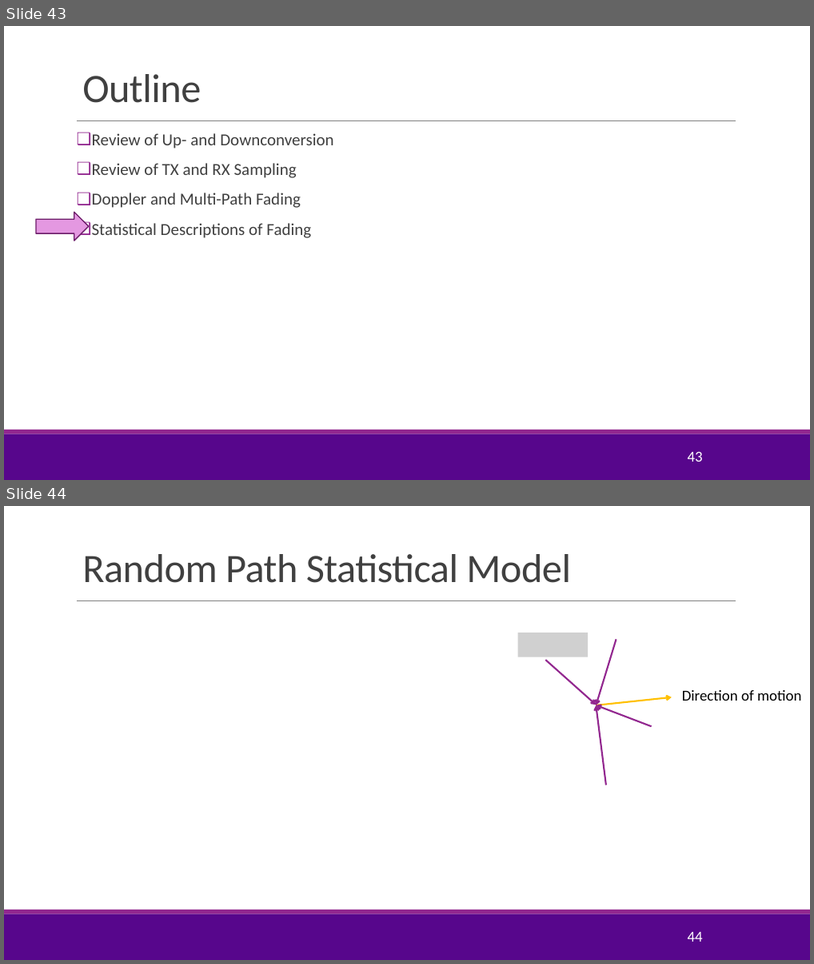
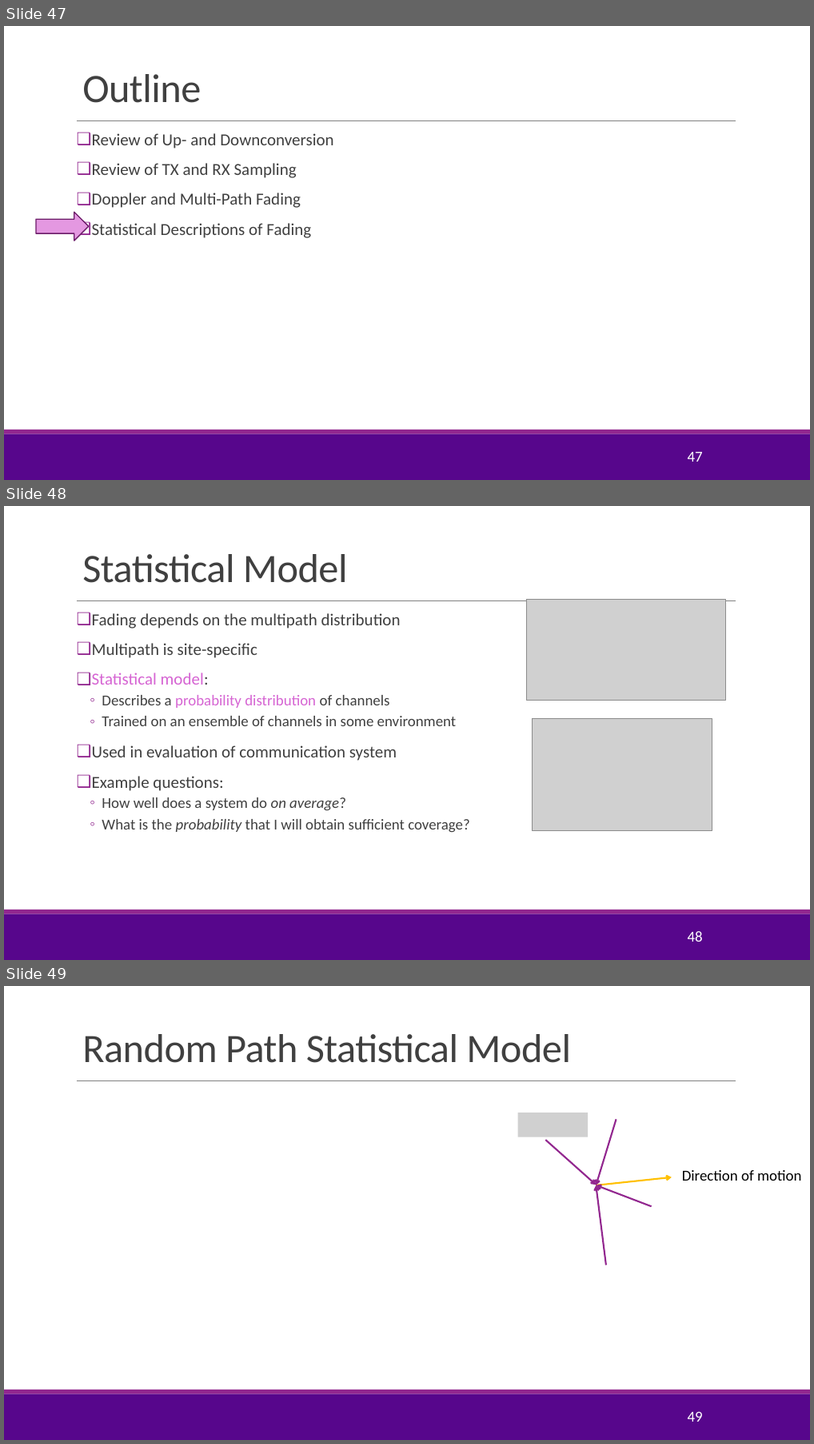
Before and after one commit to sdrangan/wirelesscomm, a slide deck: lectures/Unit03_Fading.pptx. Shown one above the other, each under a label of ours: slides 43 and 44 before the commit, slides 47, 48 and 49 after it. The pictures are 814x964 and 814x1444 pixels, drawn with LibreOffice and Linux fonts; fonts in the diff are those of the drawing; grey boxes stand for pictures; background and template pictures are left out. Boxes give left, top, right and bottom in pixels: in the first picture for what was removed or moved away, otherwise in the second. Text is boxed around its words. In the diff, an @@ line names an element or a change of style, - is before the commit and + after.

```diff
--- a/lectures/Unit03_Fading.pptx
+++ b/lectures/Unit03_Fading.pptx
@@ slide 48 added at <box>4,506,810,960</box>, background #FFFFFF; not listed: 3 template elements that a slide beside it also shows @@
@@ title added at <box>82,554,348,583</box>, 48 pt, text #404040 @@
+Statistical Model
@@ picture added at <box>527,600,726,700</box> @@
@@ text added at <box>92,613,470,832</box>, 18 pt, text #404040 @@
+❑ Fading depends on the multipath distribution
+❑ Multipath is site-specific
+❑ Statistical model:
+  ◦ Describes a probability distribution of channels
+  ◦ Trained on an ensemble of channels in some environment
+❑ Used in evaluation of communication system
+❑ Example questions:
+  ◦ How well does a system do on average?
+  ◦ What is the probability that I will obtain sufficient coverage?
@@ picture added at <box>533,719,712,830</box> @@
@@ page number added at <box>688,931,703,941</box>, 18 pt, text #FFFFFF @@
+48
@@ what was slide 43 is now slide 47 @@
@@ page number at <box>688,452,703,461</box>: text changed @@
-43
+47
@@ what was slide 44 is now slide 49 @@
@@ page number at <box>688,1411,703,1421</box>: text changed @@
-44
+49
```
Also in this commit, not shown: 16 slides changed, 12 other slides added, 6 slides removed, 11 other files.
